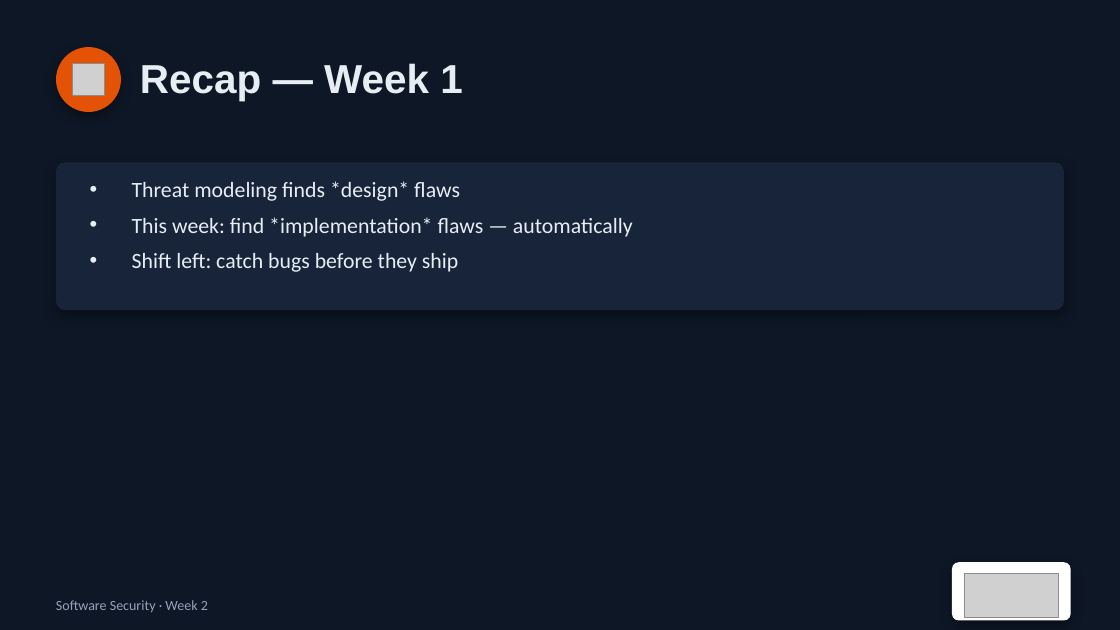
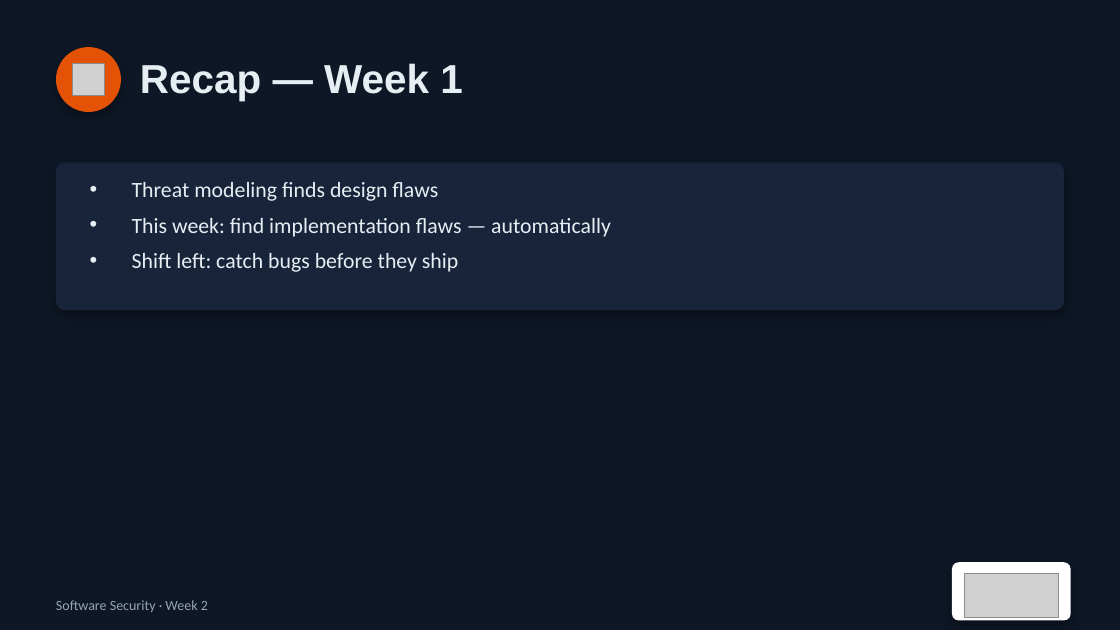
Before and after one commit to nutthakorn7/software-security, a slide deck: slide 3 of slides/pptx/week02.pptx. Drawn at 1120x630 pixels with LibreOffice and Linux fonts; fonts in the diff are those of the drawing; grey boxes stand for pictures. Boxes give left, top, right and bottom in pixels: in the first picture for what was removed or moved away, otherwise in the second. Text is boxed around its words. In the diff, an @@ line names an element or a change of style, - is before the commit and + after.

```diff
--- a/slides/pptx/week02.pptx
+++ b/slides/pptx/week02.pptx
@@ text at box(132, 182, 611, 237): text changed @@
-• Threat modeling finds *design* flaws
-• This week: find *implementation* flaws — automatically
+• Threat modeling finds design flaws
+• This week: find implementation flaws — automatically
```
Also in this commit, not shown: 20 other files.
